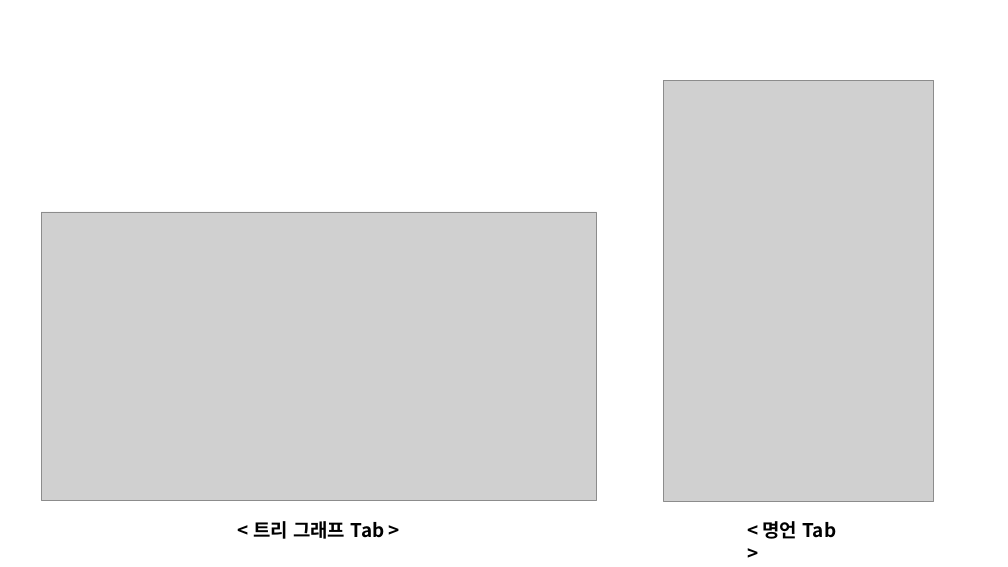
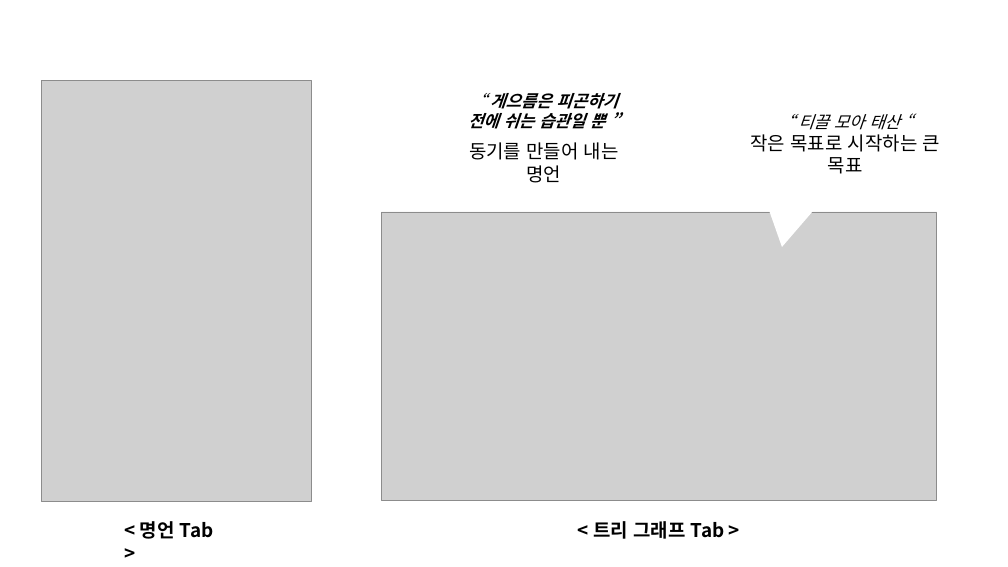
Before and after one commit to SunrinParty2018/Document, a slide deck: slide 10 of 3학년1반3조ppt.pptx. Drawn at 1008x567 pixels with LibreOffice and Linux fonts; fonts in the diff are those of the drawing; grey boxes stand for pictures; background and template pictures are left out. Boxes give left, top, right and bottom in pixels: in the first picture for what was removed or moved away, otherwise in the second. Text is boxed around its words. In the diff, an @@ line names an element or a change of style, - is before the commit and + after.

```diff
--- a/3학년1반3조ppt.pptx
+++ b/3학년1반3조ppt.pptx
@@ picture: place and size @@
-picture at box(664, 80, 934, 502)
+picture at box(41, 80, 311, 502)
@@ rounded speech box added at box(423, 64, 665, 197), fill #FFFFFF @@
@@ rounded speech box added at box(724, 64, 967, 197), fill #FFFFFF @@
@@ text added at box(468, 93, 619, 160), 16 pt, text #000000, bold, italic @@
+“ 게으름은 피곤하기
+전에 쉬는 습관일 뿐 ”
+동기를 만들어 내는 명언
@@ text added at box(750, 114, 940, 174), 18 pt, text #000000 @@
+“ 티끌 모아 태산 “
+작은 목표로 시작하는 큰 목표
@@ picture: place and size @@
-picture at box(41, 212, 597, 501)
+picture at box(381, 212, 937, 501)
@@ text "< 명언 Tab >": place and size @@
-text "< 명언 Tab >" at box(762, 521, 837, 539)
+text "< 명언 Tab >" at box(140, 521, 214, 539)
@@ text "< 트리 그래프 Tab >": place and size @@
-text "< 트리 그래프 Tab >" at box(253, 521, 385, 539)
+text "< 트리 그래프 Tab >" at box(593, 521, 725, 539)
```
Also in this commit, not shown: 6 other slides changed, 4 slides added, 1 slide removed.
